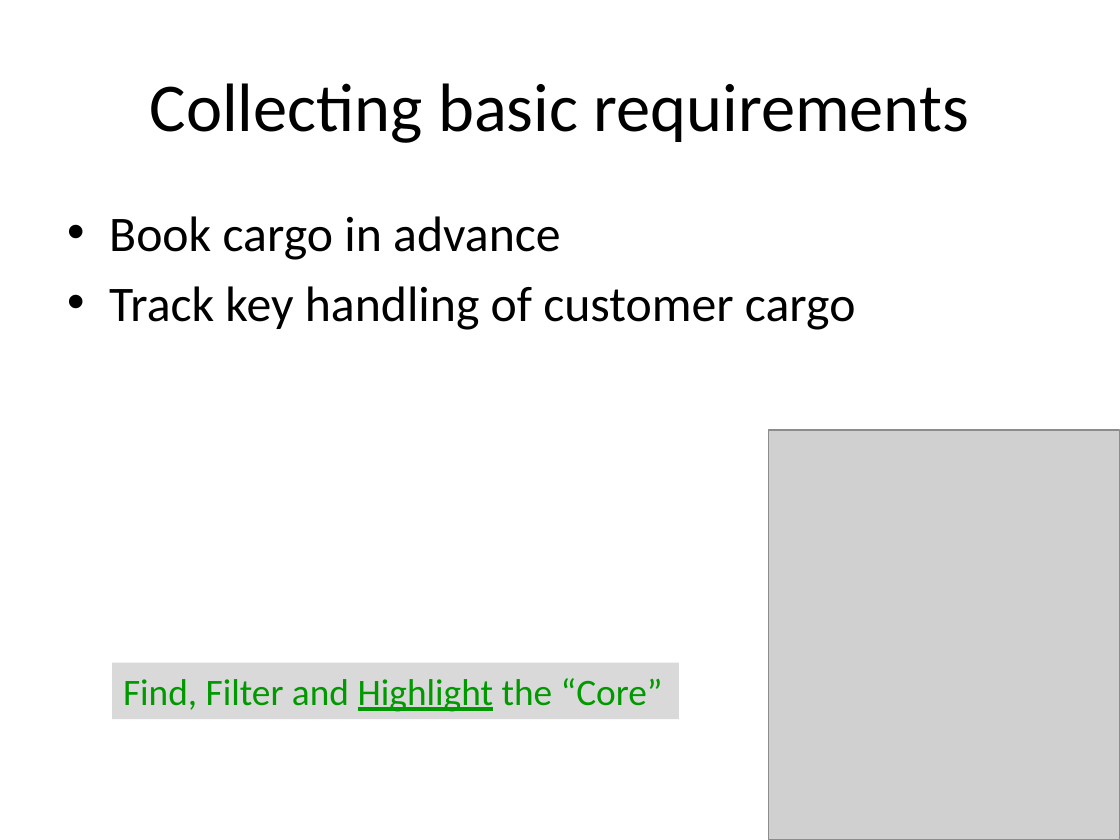
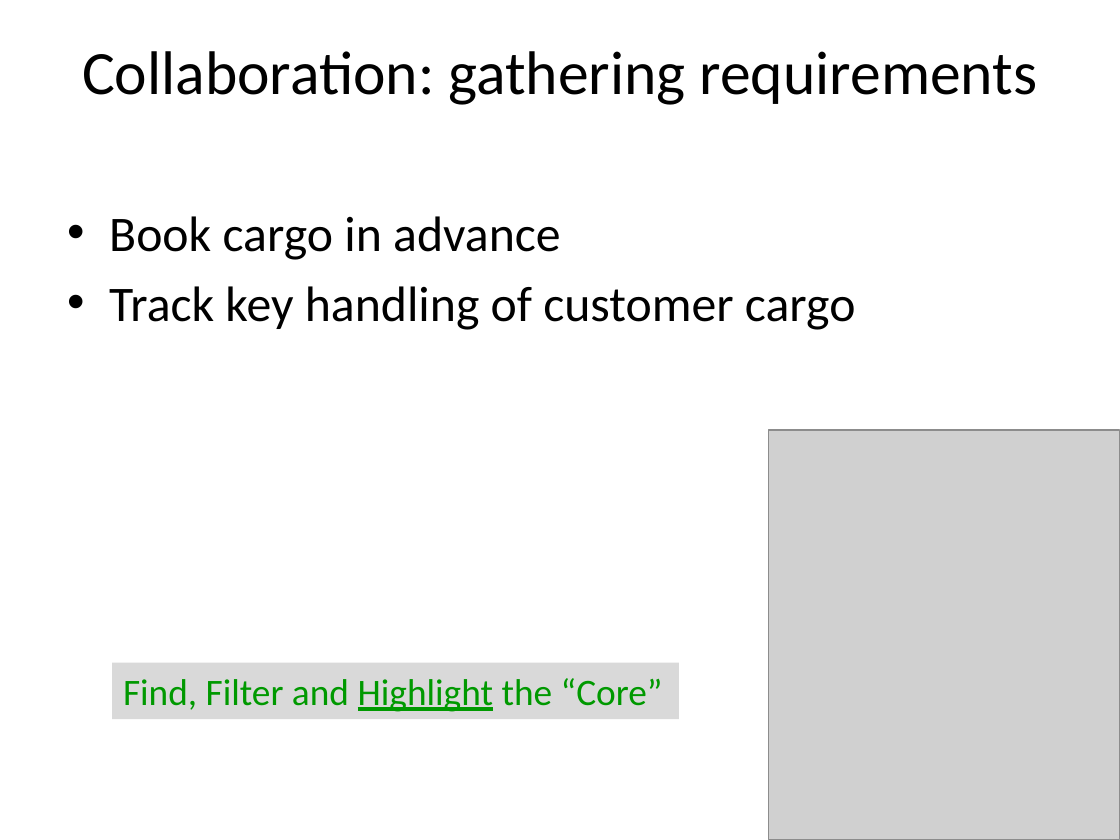
Before and after one commit to arturtv/dddpresentation, a slide deck: slide 35 of Domain-DrivenDesign.A.Trosin.pptx. Drawn at 1120x840 pixels with LibreOffice and Linux fonts; fonts in the diff are those of the drawing; grey boxes stand for pictures. Boxes give left, top, right and bottom in pixels: in the first picture for what was removed or moved away, otherwise in the second. Text is boxed around its words. In the diff, an @@ line names an element or a change of style, - is before the commit and + after.

```diff
--- a/Domain-DrivenDesign.A.Trosin.pptx
+++ b/Domain-DrivenDesign.A.Trosin.pptx
@@ title at (82,51,1038,105): text changed; size 44 to 39.6 pt @@
-Collecting basic requirements
+Collaboration: gathering requirements
```
Also in this commit, not shown: 3 other slides changed, 1 slide added.
